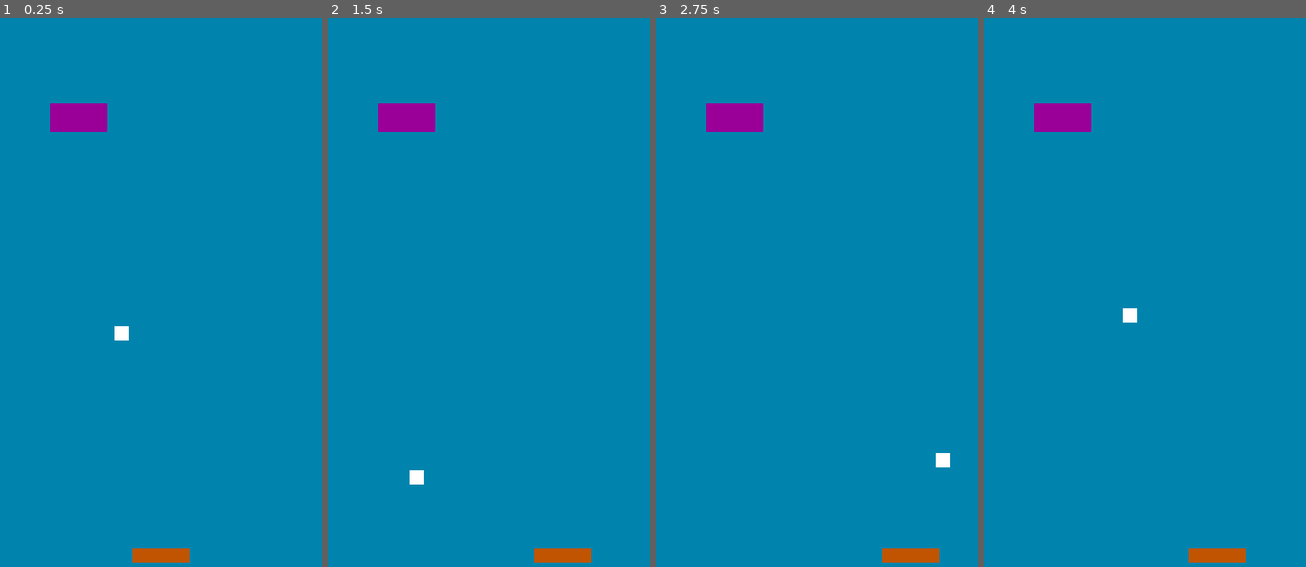
Above: before the commit, frames 1-4 (left to right).
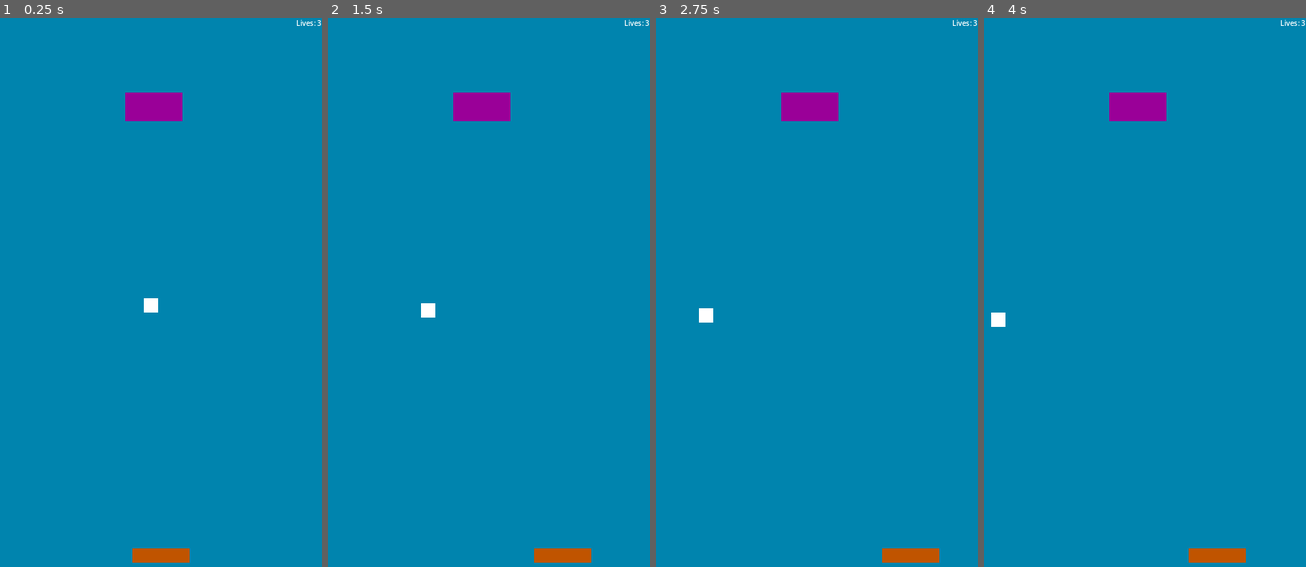
Above: after the commit, the same moments.

Repository: DDSuarez/NotBreakout
Game: Godot game, scene res://src/scenes/game.tscn
Same seed, same stepped clock (60 frames per second), same inputs: the game is played once before the commit and once after it.
Inputs:
- Up to frame 1 (0.25 s): no input
- Up to frame 2 (1.5 s): hold Right (m_right) 0.53-1.28 s; hold Left (m_left) from 1.28 s (still down)
- Up to frame 3 (2.75 s): release Left (m_left) at 2.03 s; hold Right (m_right) from 2.03 s (still down)
- Up to frame 4 (4 s): release Right (m_right) at 3.53 s; hold Left (m_left) from 3.53 s (still down)

The runs differ from the first frame. In frame 1, 2.1% of the frame differs, in the area x 15-100%, y 0-59%; in frame 2, 2.1%; in frame 3, 2.1%; in frame 4, 2.1%.

Commit message:
bricks and collisions

Diff:
--- a/src/scenes/ball.tscn
+++ b/src/scenes/ball.tscn
@@ -7,6 +7,7 @@
 size = Vector2(32, 32)
 
 [node name="Ball" type="CharacterBody2D"]
+collision_mask = 3
 script = ExtResource("1_5i6w4")
 
 [node name="CollisionShape2D" type="CollisionShape2D" parent="."]
--- a/src/scenes/brick.tscn
+++ b/src/scenes/brick.tscn
@@ -3,7 +3,7 @@
 [sub_resource type="RectangleShape2D" id="RectangleShape2D_mr8xv"]
 size = Vector2(128, 64)
 
-[node name="Brick" type="Area2D"]
+[node name="Brick" type="StaticBody2D"]
 
 [node name="CollisionShape2D" type="CollisionShape2D" parent="."]
 shape = SubResource("RectangleShape2D_mr8xv")
--- a/src/scenes/game.tscn
+++ b/src/scenes/game.tscn
@@ -1,8 +1,7 @@
-[gd_scene load_steps=7 format=3 uid="uid://dn54xy8xp34tj"]
+[gd_scene load_steps=6 format=3 uid="uid://dn54xy8xp34tj"]
 
 [ext_resource type="PackedScene" uid="uid://b8qbvbpnexyhh" path="res://src/scenes/player.tscn" id="1_j0pv6"]
-[ext_resource type="PackedScene" uid="uid://3shr5gxroeet" path="res://src/scenes/ball.tscn" id="2_04j3g"]
-[ext_resource type="PackedScene" uid="uid://prjxur3072sg" path="res://src/scenes/brick.tscn" id="3_x1nwq"]
+[ext_resource type="Script" path="res://src/scripts/game.gd" id="1_tfe5f"]
 
 [sub_resource type="RectangleShape2D" id="RectangleShape2D_26vwm"]
 size = Vector2(720, 24)
@@ -14,6 +13,7 @@
 size = Vector2(720, 69.5)
 
 [node name="Game" type="Node2D"]
+script = ExtResource("1_tfe5f")
 
 [node name="Background" type="ColorRect" parent="."]
 offset_right = 720.0
@@ -23,10 +23,14 @@
 [node name="Player" parent="." instance=ExtResource("1_j0pv6")]
 position = Vector2(360, 1216)
 
-[node name="Ball" parent="." instance=ExtResource("2_04j3g")]
+[node name="Bricks" type="Node2D" parent="."]
+position = Vector2(344, 198)
+
+[node name="Balls" type="Node2D" parent="."]
 position = Vector2(360, 640)
 
 [node name="Borders" type="StaticBody2D" parent="."]
+collision_layer = 2
 
 [node name="Top" type="CollisionShape2D" parent="Borders"]
 position = Vector2(360, -12)
@@ -46,7 +50,11 @@
 position = Vector2(360, 1314.75)
 shape = SubResource("RectangleShape2D_l13jg")
 
-[node name="Bricks" type="Node2D" parent="."]
-position = Vector2(176, 222)
+[node name="LivesCounter" type="Label" parent="."]
+texture_filter = 1
+offset_left = 662.0
+offset_right = 720.0
+offset_bottom = 23.0
+text = "Lives: 3"
 
-[node name="Brick" parent="Bricks" instance=ExtResource("3_x1nwq")]
+[connection signal="body_entered" from="Bottom" to="." method="_on_bottom_body_entered"]
--- a/src/scripts/ball.gd
+++ b/src/scripts/ball.gd
@@ -14,6 +14,10 @@
 
 func _physics_process(delta):
 	var collision = move_and_collide(velocity * SPEED * delta)
+	var collider
 	if collision:
 		$AudioStreamPlayer2D.play()
+		collider = collision.get_collider()
 		velocity = velocity.bounce(collision.get_normal())
+		if collider == $"../../Bricks/Brick":
+			collider.queue_free()
--- /dev/null
+++ b/src/scripts/game.gd
@@ -0,0 +1,27 @@
+extends Node2D
+
+var brickScene = preload("res://src/scenes/brick.tscn")
+var ballScene = preload("res://src/scenes/ball.tscn")
+
+var brickInstance
+var ballInstance
+
+# Called when the node enters the scene tree for the first time.
+func _ready():
+	$LivesCounter.set_text("Lives: " + str(Globals.lives))
+
+	brickInstance = brickScene.instantiate()
+	$Bricks.add_child(brickInstance)
+
+	ballInstance = ballScene.instantiate()
+	$Balls.add_child(ballInstance)
+
+
+# Called every frame. 'delta' is the elapsed time since the previous frame.
+func _process(delta):
+	pass
+
+
+func _on_bottom_body_entered(body):
+	Globals.lives -= 1
+	$LivesCounter.set_text("Lives: " + str(Globals.lives))
--- a/src/scripts/globals.gd
+++ b/src/scripts/globals.gd
@@ -1,9 +1,10 @@
 extends Node
 
+var lives : int
 
 # Called when the node enters the scene tree for the first time.
 func _ready():
-	pass # Replace with function body.
+	lives = 3
 
 
 # Called every frame. 'delta' is the elapsed time since the previous frame.
